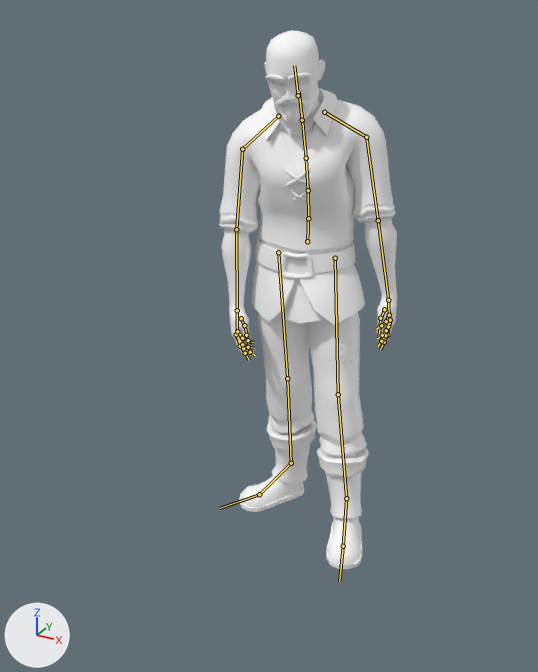
One commit to the FBX model Assets/JC_LP_MedievalCharacters_LITE/Models/Point.fbx: the scene before it, then after it.
Camera for both pictures: a 50 mm camera at (1.09, -2.31, 1.879) aimed at (-0.017, -0.297, 0.872). Every picture has the same lights, and +X, +Y and +Z are marked at lower left. Both versions are drawn at frame 26 of the action 'mixamo.com'; the numbers are the values there. The bones that bend it are drawn over the model as lines.

In view in the first picture: 'SM_Male_Base_Arms', 'SM_Male_Base_Body', 'SM_Male_Base_Boots', 'SM_Male_Base_Legs', 'SM_Male_Body_Head'.
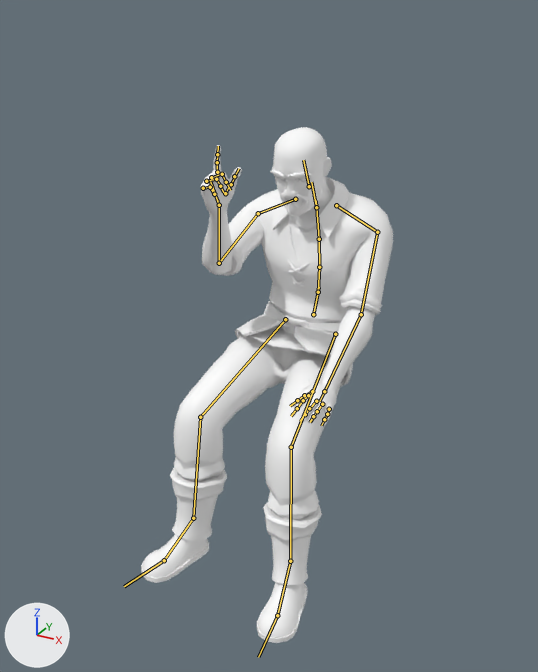
Location of each change, [x1, y1, x2, y2] in pixels of the pictures (538 x 672 px):
'SM_Male_Base_Body', posed: before [219, 88, 396, 278]; after [222, 177, 393, 334]
'SM_Male_Base_Legs', posed (55% wider): before [252, 261, 367, 458]; after [174, 314, 353, 520]
'SM_Male_Base_Boots', posed (39% wider, 18% taller): before [239, 419, 369, 569]; after [141, 466, 322, 643]
'SM_Male_Base_Arms', posed: before [222, 218, 397, 361]; after [201, 145, 376, 427]
'SM_Male_Body_Head', posed: before [264, 30, 325, 138]; after [271, 127, 333, 230]
bone 'Hips', root to tip: before (307, 241) to (308, 213); after (313, 314) to (319, 287)
bone 'Spine', root to tip: before (308, 218) to (308, 190); after (318, 292) to (319, 267)
bone 'Spine1', root to tip: before (308, 190) to (306, 158); after (319, 267) to (319, 239)
bone 'Spine2', root to tip: before (306, 158) to (301, 112); after (319, 239) to (316, 200)
bone 'Neck', root to tip: before (302, 120) to (299, 91); after (316, 207) to (311, 182)
bone 'LeftShoulder', root to tip: before (324, 112) to (366, 137); after (336, 205) to (377, 232)
bone 'LeftArm', root to tip: before (366, 137) to (378, 220); after (377, 232) to (361, 314)
bone 'LeftForeArm', root to tip: before (378, 220) to (388, 300); after (361, 314) to (324, 391)
bone 'LeftHand', root to tip: before (388, 300) to (389, 320); after (324, 391) to (319, 401)
bone 'LeftHandThumb1', root to tip: before (384, 309) to (381, 318); after (312, 391) to (305, 396)
bone 'LeftHandThumb2', root to tip: before (380, 318) to (380, 326); after (304, 395) to (297, 400)
bone 'LeftHandIndex1', root to tip: before (388, 326) to (387, 335); after (308, 395) to (303, 400)
bone 'LeftHandIndex2', root to tip: before (387, 335) to (384, 342); after (303, 400) to (297, 408)
bone 'LeftHandMiddle1', root to tip: before (389, 323) to (385, 335); after (316, 401) to (309, 408)
bone 'LeftHandMiddle2', root to tip: before (385, 335) to (381, 341); after (309, 408) to (305, 414)
bone 'LeftHandRing1', root to tip: before (390, 320) to (386, 330); after (322, 404) to (317, 411)
bone 'LeftHandPinky1', root to tip: before (389, 315) to (386, 321); after (329, 409) to (327, 414)
bone 'RightShoulder', root to tip: before (278, 116) to (242, 149); after (295, 199) to (258, 213)
bone 'RightArm', root to tip: before (242, 149) to (236, 229); after (258, 213) to (219, 263)
bone 'RightForeArm', root to tip: before (236, 229) to (237, 310); after (219, 263) to (219, 205)
bone 'RightHand', root to tip: before (237, 310) to (237, 333); after (219, 205) to (210, 181)
bone 'RightHandThumb1', root to tip: before (241, 318) to (244, 326); after (225, 193) to (230, 184)
bone 'RightHandThumb2', root to tip: before (244, 325) to (247, 335); after (231, 184) to (235, 176)
bone 'RightHandIndex2', root to tip: before (240, 346) to (245, 353); after (217, 162) to (217, 154)
bone 'RightHandMiddle1', root to tip: before (237, 335) to (243, 348); after (211, 177) to (221, 174)
bone 'RightHandMiddle2', root to tip: before (243, 348) to (250, 352); after (222, 174) to (226, 182)
bone 'RightHandRing1', root to tip: before (236, 334) to (242, 344); after (206, 181) to (216, 179)
bone 'RightHandRing2', root to tip: before (242, 344) to (248, 347); after (216, 179) to (220, 186)
bone 'RightHandPinky1', root to tip: before (237, 331) to (242, 338); after (203, 188) to (210, 187)
bone 'RightHandPinky2', root to tip: before (242, 338) to (248, 340); after (210, 187) to (214, 194)
bone 'LeftUpLeg', root to tip: before (335, 258) to (338, 394); after (335, 334) to (291, 447)
bone 'LeftLeg', root to tip: before (338, 394) to (346, 498); after (291, 447) to (290, 561)
bone 'LeftFoot', root to tip: before (346, 498) to (343, 546); after (290, 561) to (277, 615)
bone 'RightUpLeg', root to tip: before (278, 252) to (287, 378); after (285, 319) to (200, 417)
bone 'RightLeg', root to tip: before (287, 378) to (291, 463); after (200, 417) to (193, 518)
bone 'RightFoot', root to tip: before (291, 463) to (259, 494); after (193, 518) to (164, 560)

What the commit changed:
Bone 'Hips' (bone_hips) moves from (-0.034, -0.004, -0.023) to (-0.004, -0.278, -0.025).
Bone 'Hips' (bone_hips) turns from (0, 13, -1) to (-12, -1, -4) degrees about its own x, y and z.
Bone 'Spine' (bone_spine) turns from (4, 2, 3) to (19, 1, 1) degrees about its own x, y and z.
Bone 'Spine1' (bone_spine1) turns from (2, 2, 2) to (7, 0, 0) degrees about its own x, y and z.
Bone 'Spine2' (bone_spine2) turns from (2, 2, 2) to (7, 0, 0) degrees about its own x, y and z.
Bone 'Neck' (bone_neck) turns from (11, -3, -3) to (1, -1, 4) degrees about its own x, y and z.
Bone 'LeftShoulder' (bone_leftshoulder) turns from (-17, 6, -10) to (-9, 2, 1) degrees about its own x, y and z.
Bone 'LeftArm' (bone_leftarm) turns from (-68, 2, -19) to (-56, -34, -38) degrees about its own x, y and z.
Bone 'LeftForeArm' (bone_leftforearm) turns from (-5, 0, 8) to (-4, -1, -13) degrees about its own x, y and z.
Bone 'LeftHand' (bone_lefthand) turns from (-6, -23, -2) to (52, 45, -4) degrees about its own x, y and z.
Bone 'LeftHandThumb1' (bone_lefthandthumb1) turns from (6, 1, 19) to (3, 2, 22) degrees about its own x, y and z.
Bone 'LeftHandThumb2' (bone_lefthandthumb2) turns from (26, 5, 14) to (0, -1, 2) degrees about its own x, y and z.
Bone 'LeftHandIndex1' (bone_lefthandindex1) turns from (-5, 0, 5) to (-14, -2, 1) degrees about its own x, y and z.
Bone 'LeftHandIndex2' (bone_lefthandindex2) turns from (-8, 0, 2) to (-23, 1, 6) degrees about its own x, y and z.
Bone 'LeftHandMiddle1' (bone_lefthandmiddle1) turns from (-16, 0, 4) to (-10, -1, 1) degrees about its own x, y and z.
Bone 'LeftHandMiddle2' (bone_lefthandmiddle2) turns from (-2, 0, 1) to (-16, 1, 5) degrees about its own x, y and z.
Bone 'LeftHandRing1' (bone_lefthandring1) turns from (-22, -1, -7) to (-13, 0, -7) degrees about its own x, y and z.
Bone 'LeftHandPinky1' (bone_lefthandpinky1) turns from (-23, 0, -6) to (-6, 1, 1) degrees about its own x, y and z.
Bone 'RightShoulder' (bone_rightshoulder) turns from (-19, -7, 12) to (-9, -4, 7) degrees about its own x, y and z.
Bone 'RightArm' (bone_rightarm) turns from (-60, -4, 17) to (-11, 66, 73) degrees about its own x, y and z.
Bone 'RightForeArm' (bone_rightforearm) turns from (-4, 1, 4) to (1, 3, 76) degrees about its own x, y and z.
Bone 'RightHand' (bone_righthand) turns from (2, 10, 4) to (26, -13, 3) degrees about its own x, y and z.
Bone 'RightHandThumb1' (bone_righthandthumb1) turns from (0, 1, -15) to (-8, -5, -15) degrees about its own x, y and z.
Bone 'RightHandThumb2' (bone_righthandthumb2) turns from (27, -1, -18) to (6, -4, -15) degrees about its own x, y and z.
Bone 'RightHandIndex2' (bone_righthandindex2) turns from (-7, 0, -1) to (1, 0, -1) degrees about its own x, y and z.
Bone 'RightHandMiddle1' (bone_righthandmiddle1) turns from (-27, 1, 0) to (-69, 2, 2) degrees about its own x, y and z.
Bone 'RightHandMiddle2' (bone_righthandmiddle2) turns from (-15, -1, -1) to (-71, -10, -13) degrees about its own x, y and z.
Bone 'RightHandRing1' (bone_righthandring1) turns from (-33, 0, 7) to (-73, 6, 13) degrees about its own x, y and z.
Bone 'RightHandRing2' (bone_righthandring2) turns from (-24, 0, -2) to (-68, -5, -7) degrees about its own x, y and z.
Bone 'RightHandPinky1' (bone_righthandpinky1) turns from (-38, 0, 11) to (-75, 7, 16) degrees about its own x, y and z.
Bone 'RightHandPinky2' (bone_righthandpinky2) turns from (-17, 0, -1) to (-69, -3, -5) degrees about its own x, y and z.
Bone 'LeftUpLeg' (bone_leftupleg) turns from (-13, -15, -1) to (-52, -9, -4) degrees about its own x, y and z.
Bone 'LeftLeg' (bone_leftleg) turns from (1, 5, -5) to (54, 4, 0) degrees about its own x, y and z.
Bone 'LeftFoot' (bone_leftfoot) turns from (9, 0, 13) to (9, -1, 4) degrees about its own x, y and z.
Bone 'RightUpLeg' (bone_rightupleg) turns from (-3, 9, -10) to (-49, 10, 3) degrees about its own x, y and z.
Bone 'RightLeg' (bone_rightleg) turns from (5, 10, 9) to (54, 0, -4) degrees about its own x, y and z.
Bone 'RightFoot' (bone_rightfoot) turns from (5, 11, 16) to (7, 2, -3) degrees about its own x, y and z.
